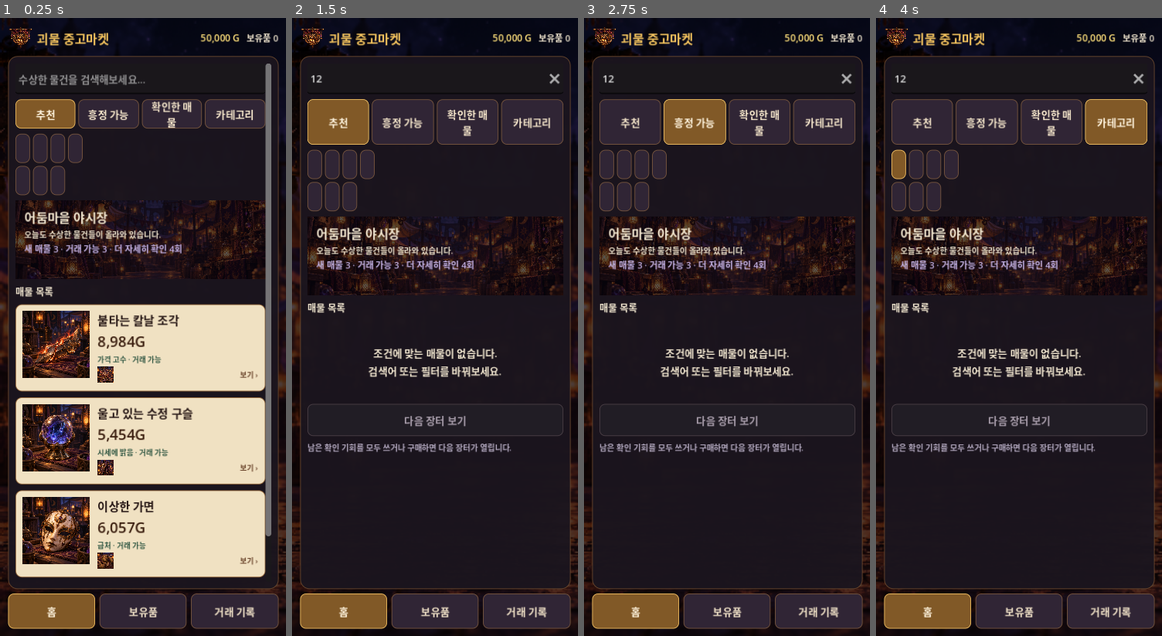
Above: before the commit, frames 1-4 (left to right).
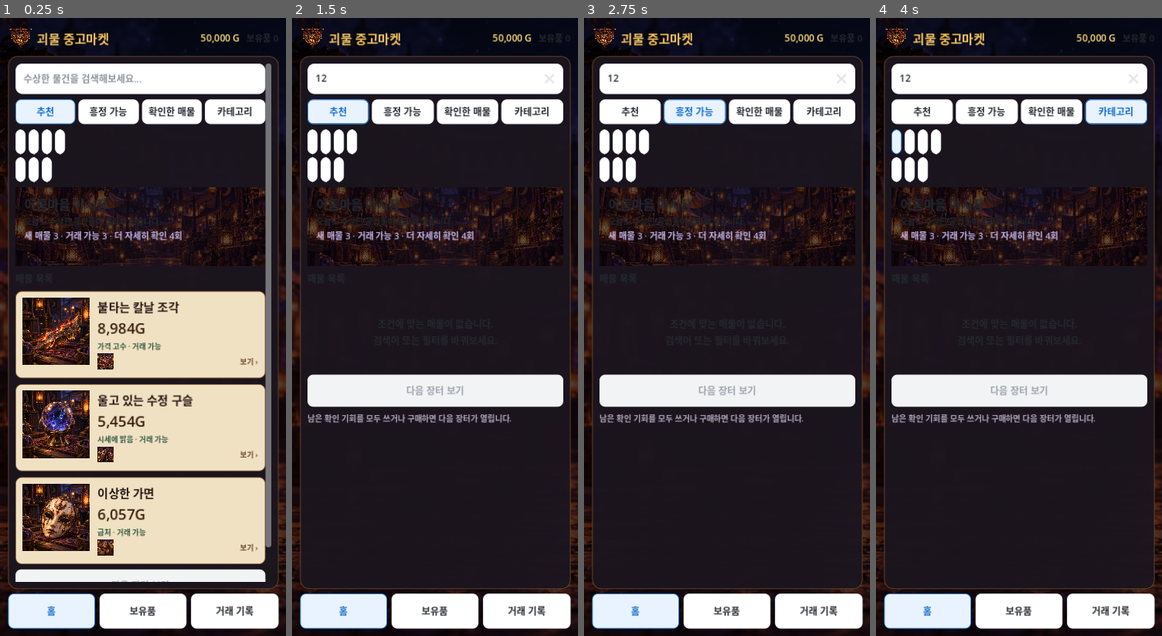
Above: after the commit, the same moments.

Repository: Queenrain9/monster-used-market
Game: Godot game, scene res://scenes/main.tscn
Two runs of this game, one before a commit and one after it. Both use one fixed random seed, a clock stepped at 60 frames per second and the inputs below.
Inputs (mouse positions are in pixels of both pictures, inside the frame that each line leads up to):
- Up to frame 1 (0.25 s): no input
- Up to frame 2 (1.5 s): click (432, 79) at 0.52 s; type "12" at 0.6 s; click "추천" at 1.25 s
- Up to frame 3 (2.75 s): click "흥정 가능" at 2 s
- Up to frame 4 (4 s): click "확인한 매물" at 2.75 s; click "카테고리" at 3.5 s

The runs differ from the first frame. In frame 1, 38% of the frame differs, in the area x 2-98%, y 2-99%; in frame 2, 27%; in frame 3, 27%; in frame 4, 28%.

Commit message:
ui: switch v0.2.5 to neutral wireframe theme

Diff:
--- a/scripts/market_theme.gd
+++ b/scripts/market_theme.gd
@@ -1,33 +1,42 @@
 extends RefCounted
 
-# Native Control styles only; supplied artwork stays in TextureRects.
+# v0.2.5 Wireframe Fidelity Pass.
+# Deliberately neutral: layout and information hierarchy are validated before final art.
 static func build() -> Theme:
 	var result = Theme.new()
-	result.default_font_size = 14
-	result.set_color("font_color", "Label", Color("f1e6cf"))
+	result.default_font_size = 13
+	result.set_color("font_color", "Label", Color("24282e"))
+
 	for type in ["Button", "OptionButton"]:
-		result.set_stylebox("normal", type, _panel(Color("302535"), Color("71513c")))
-		result.set_stylebox("hover", type, _panel(Color("493547"), Color("c6975a")))
-		result.set_stylebox("pressed", type, _panel(Color("815927"), Color("e8b65c")))
-		result.set_stylebox("disabled", type, _panel(Color("211d25"), Color("473c43")))
-		result.set_stylebox("focus", type, _panel(Color(0, 0, 0, 0), Color("e8b65c")))
-		result.set_color("font_color", type, Color("f4e5ca"))
-		result.set_color("font_hover_color", type, Color("fff3db"))
-		result.set_color("font_pressed_color", type, Color("fff4de"))
-		result.set_color("font_disabled_color", type, Color("a99eac"))
-	result.set_stylebox("panel", "PopupMenu", _panel(Color("211a28"), Color("a67b49")))
-	result.set_stylebox("panel", "ItemList", _panel(Color("211a28"), Color("71513c")))
+		result.set_stylebox("normal", type, _panel(Color("ffffff"), Color("d8dde4"), 7, 7))
+		result.set_stylebox("hover", type, _panel(Color("f3f7fc"), Color("8cb8ef"), 7, 7))
+		result.set_stylebox("pressed", type, _panel(Color("e9f3ff"), Color("3187e5"), 7, 7))
+		result.set_stylebox("disabled", type, _panel(Color("f2f3f5"), Color("e1e3e7"), 7, 7))
+		result.set_stylebox("focus", type, _panel(Color(0, 0, 0, 0), Color("3187e5"), 7, 7))
+		result.set_color("font_color", type, Color("262a30"))
+		result.set_color("font_hover_color", type, Color("1f5f9f"))
+		result.set_color("font_pressed_color", type, Color("126dcc"))
+		result.set_color("font_disabled_color", type, Color("9da3aa"))
+
+	result.set_stylebox("normal", "LineEdit", _panel(Color("ffffff"), Color("d6dbe2"), 9, 11))
+	result.set_stylebox("focus", "LineEdit", _panel(Color("ffffff"), Color("3187e5"), 9, 11))
+	result.set_color("font_color", "LineEdit", Color("24282e"))
+	result.set_color("font_placeholder_color", "LineEdit", Color("8b929b"))
+
+	result.set_stylebox("panel", "PopupMenu", _panel(Color("ffffff"), Color("cfd5dd"), 7, 8))
+	result.set_stylebox("panel", "ItemList", _panel(Color("ffffff"), Color("d8dde4"), 7, 8))
+	result.set_color("font_color", "PopupMenu", Color("24282e"))
 	return result
 
 
-static func _panel(fill: Color, border: Color) -> StyleBoxFlat:
+static func _panel(fill: Color, border: Color, radius: int = 7, margin: int = 8) -> StyleBoxFlat:
 	var style = StyleBoxFlat.new()
 	style.bg_color = fill
 	style.border_color = border
 	style.set_border_width_all(1)
-	style.set_corner_radius_all(7)
-	style.content_margin_left = 10
-	style.content_margin_right = 10
-	style.content_margin_top = 9
-	style.content_margin_bottom = 9
+	style.set_corner_radius_all(radius)
+	style.content_margin_left = margin
+	style.content_margin_right = margin
+	style.content_margin_top = margin
+	style.content_margin_bottom = margin
 	return style
